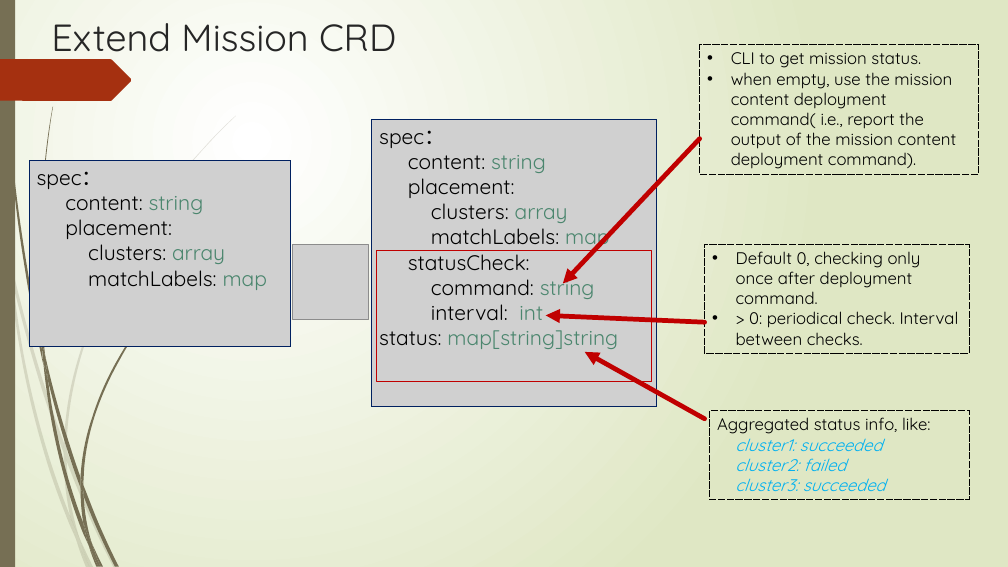
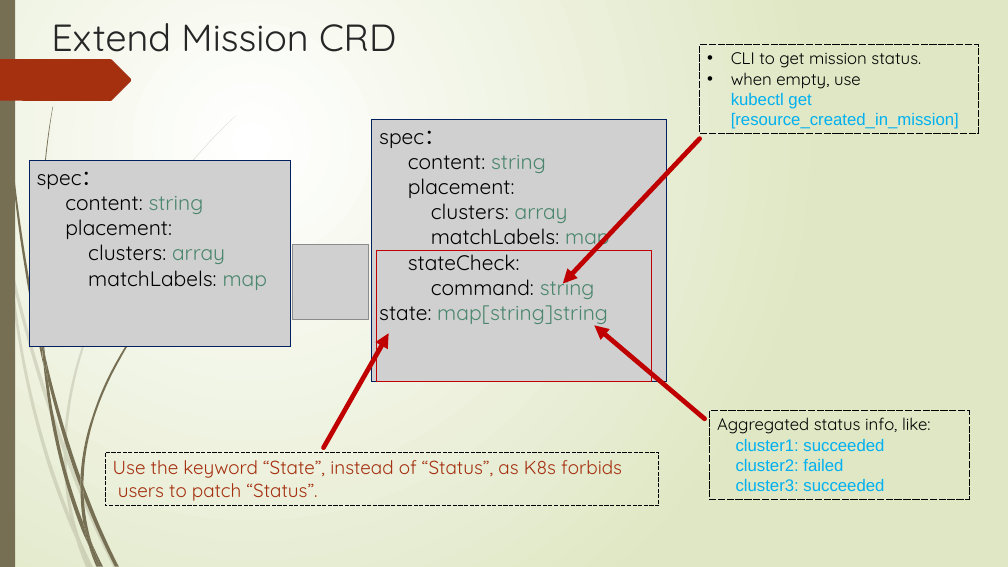
Before and after one commit to pdgetrf/ArktosEdge, a slide deck: slide 2 of slides/extend_mission.pptx. Drawn at 1008x567 pixels with LibreOffice and Linux fonts; fonts in the diff are those of the drawing; grey boxes stand for pictures. Boxes give left, top, right and bottom in pixels: in the first picture for what was removed or moved away, otherwise in the second. Text is boxed around its words. In the diff, an @@ line names an element or a change of style, - is before the commit and + after.

Commit message:
update slides about mission state and pruner

```diff
--- a/slides/extend_mission.pptx
+++ b/slides/extend_mission.pptx
@@ rectangle "CLI to get mission status.": place and size @@
-rectangle "CLI to get mission status." at bbox=[700, 45, 979, 175]
+rectangle "CLI to get mission status." at bbox=[700, 45, 979, 134]
@@ text in rectangle at bbox=[731, 67, 959, 129]: text changed; font Quicksand to Arial; text colour #000000 to #00B0F0 @@
-• when empty, use the mission content deployment command( i.e., report the output of the mission content deployment command).
+• when empty, use
+  kubectl get [resource_created_in_mission]
@@ picture "spec：": place and size @@
-picture "spec：" at bbox=[372, 119, 657, 407]
+picture "spec：" at bbox=[372, 119, 667, 382]
@@ text in picture at bbox=[408, 250, 520, 270]: text changed @@
-statusCheck:
+stateCheck:
@@ rectangle removed at bbox=[705, 244, 969, 354] @@
-• Default 0, checking only once after deployment command.
-• > 0: periodical check. Interval between checks.
@@ text in picture at bbox=[379, 305, 608, 326]: text changed @@
-interval: int
-status: map[string]string
+state: map[string]string
@@ arrow removed from (705, 322) to (546, 315) @@
@@ arrow moved from (705, 419) - (585, 352) to (705, 419) - (594, 325) @@
@@ arrow added from (324, 448) to (389, 333), #C00000 4.5 pt @@
@@ text in rectangle at bbox=[736, 439, 884, 491]: font Quicksand to Arial, italic off in "cluster1: succeeded", "cluster2: failed", "cluster3: succeeded" @@
@@ rectangle added at bbox=[105, 452, 659, 506], outline #000000 0.75 pt dashed, 18 pt, text #A53010 @@
+Use the keyword “State”, instead of “Status”, as K8s forbids
+users to patch “Status”.
```
Also in this commit, not shown: 5 other slides changed, 2 slides added, 1 slide removed.
